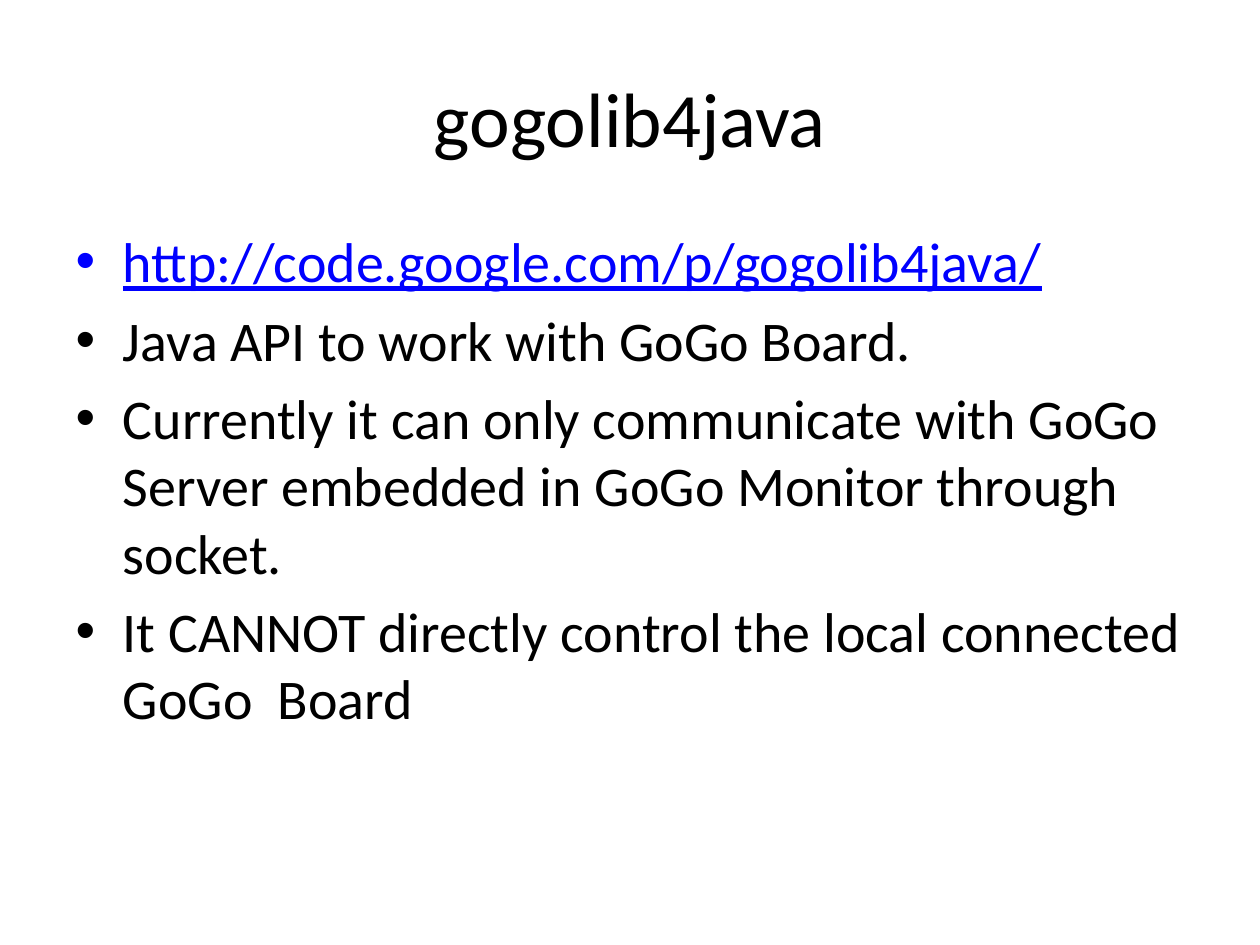
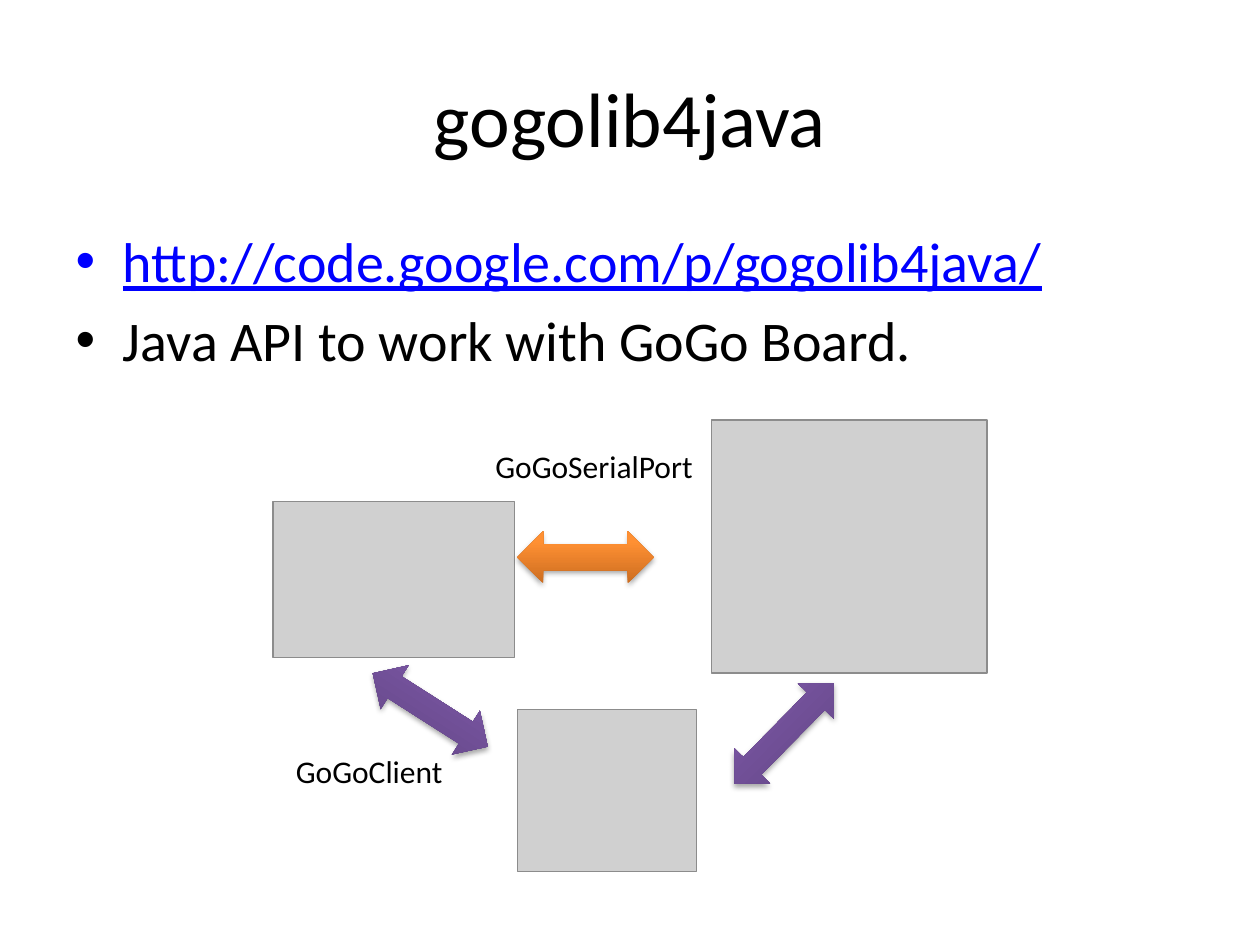
Before and after one commit to Hugo-X/gogolib4java, a slide deck: slide 4 of tutorial/Introduction of gogolib.pptx. Drawn at 1260x945 pixels with LibreOffice and Linux fonts; fonts in the diff are those of the drawing; grey boxes stand for pictures. Boxes give left, top, right and bottom in pixels: in the first picture for what was removed or moved away, otherwise in the second. Text is boxed around its words. In the diff, an @@ line names an element or a change of style, - is before the commit and + after.

```diff
--- a/tutorial/Introduction of gogolib.pptx
+++ b/tutorial/Introduction of gogolib.pptx
@@ text at box(123, 400, 1179, 720): paragraphs removed @@
-• Currently it can only communicate with GoGo Server embedded in GoGo Monitor through socket.
-• It CANNOT directly control the local connected GoGo Board
@@ text added at box(495, 456, 692, 479), 18 pt, text #000000 @@
+GoGoSerialPort
@@ group added at box(273, 420, 987, 872): 3 pictures, 3 left right arrows @@
@@ text added at box(296, 761, 443, 784), 18 pt, text #000000 @@
+GoGoClient
```
Also in this commit, not shown: 2 other slides changed, 4 slides added, 1 slide removed, 1 other file.
